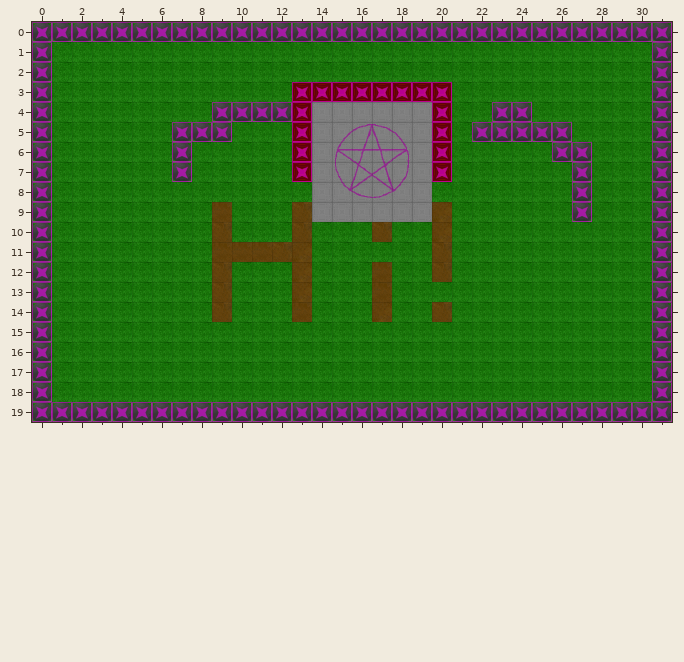
Tiled map (JSON): assets/tilemaps/test.json. Above is the file before it was changed.
Cells are 36x36 px. Shown: x 0..31, y 0..19.
The same view after the edit:
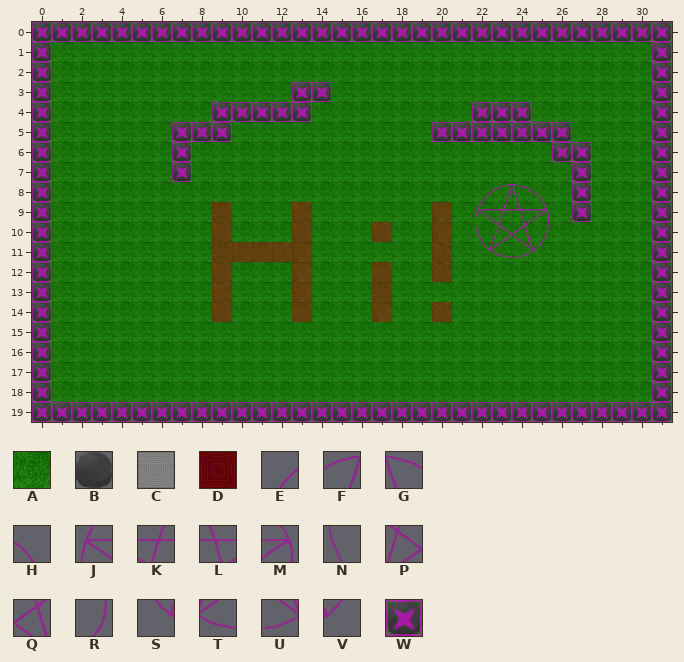
Key: from "basictiles": A 1, B 2, C 3, D 4, E 6, F 7, G 8, H 9, J 16, K 17, L 18, M 19, N 26, P 27, Q 28, R 29, S 36, T 37, U 38, V 39, W 99.
_ is an empty cell, . an unchanged one.
See-through tiles are keyed as they look on the map.
The author wrote: object test tilemap+png fix
Difference:
--- layer "layer0"
@@ x 14..19 @@
- 4 CCCCCC
- 5 CCCCCC
- 6 CCCCCC
- 7 CCCCCC
- 8 CCCCCC
- 9 CCCCCC
+ 4 AAAAAA
+ 5 AAAAAA
+ 6 AAAAAA
+ 7 AAAAAA
+ 8 AAAAAA
+ 9 AAAAAA
--- layer "layer1"
@@ x 13..25 @@
- 3 DDDDDDDD.....
- 4 D......D._...
- 5 D.EFGH.D_....
- 6 D.JKLM.D.....
- 7 D.NPQR.D.....
- 8 ..STUV...____
- 9 .........____
-10 .........____
-11 .........____
+ 3 BB______.....
+ 4 B......_.B...
+ 5 _.____.BB....
+ 6 _.____._.....
+ 7 _.____._.....
+ 8 ..____...EFGH
+ 9 .........JKLM
+10 .........NPQR
+11 .........STUV
--- layer "collision"
@@ x 13..22 @@
- 3 ..WWWWWW..
- 4 .......W._
- 5 W......._.
- 6 W......W..
- 7 W......W..
+ 3 ..______..
+ 4 ......._.W
+ 5 _.......W.
+ 6 _......_..
+ 7 _......_..
Changed places in both pictures, as pixel boxes (x1, y1, x2, y2):
changed: (292, 82, 550, 258)
